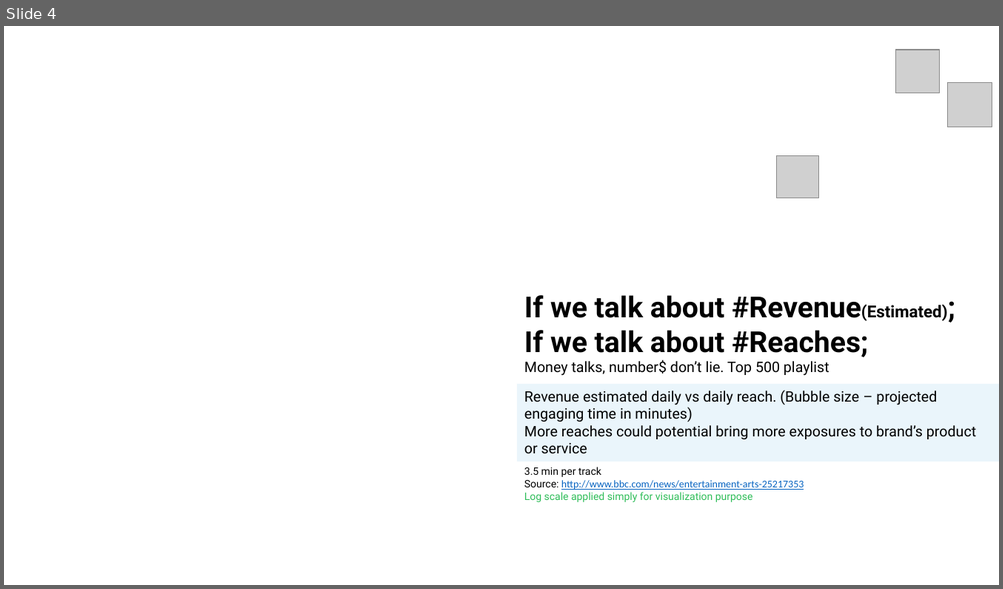
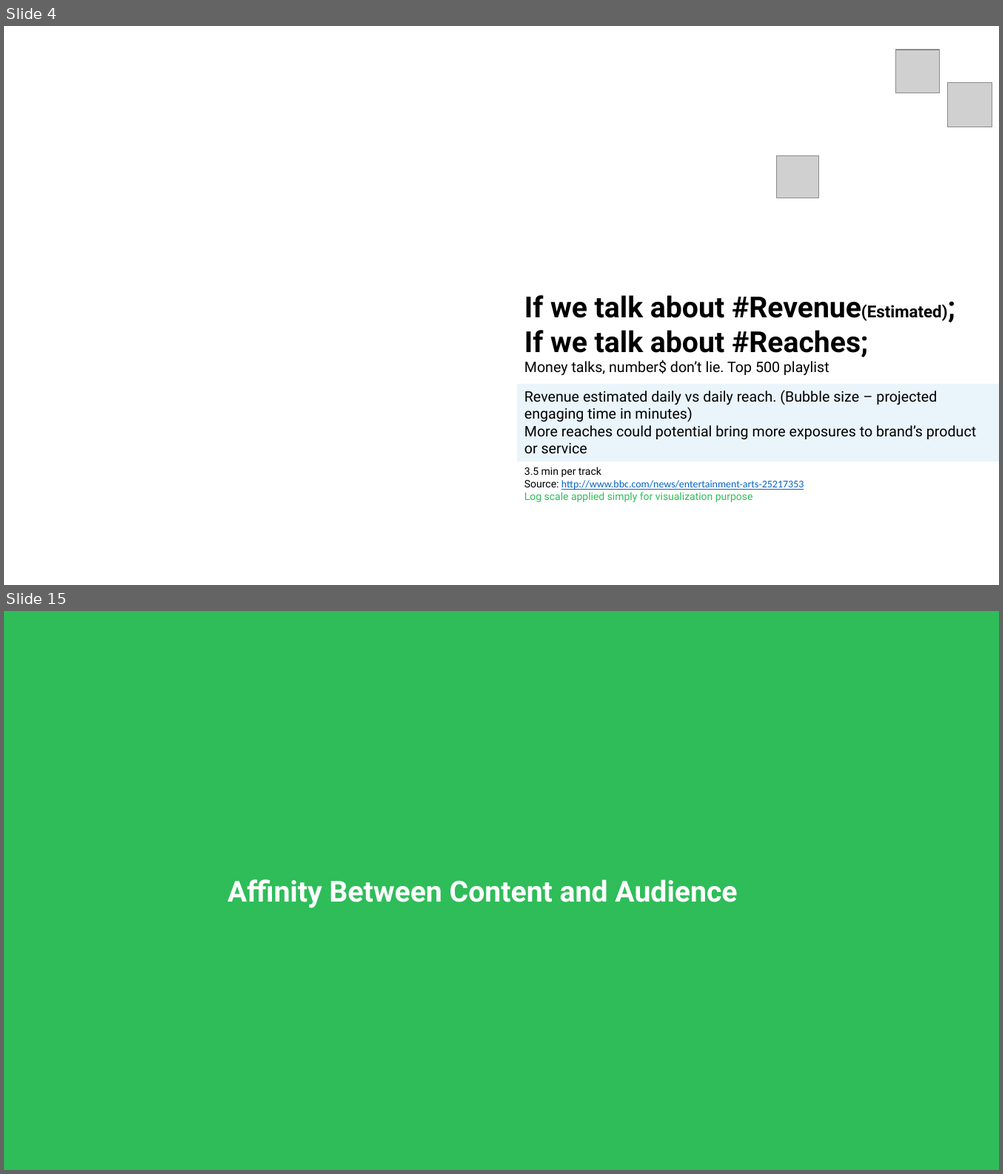
Before and after one commit to alonnir/playlist_summary_analysis, a slide deck: Presentation.pptx. Shown one above the other, each under a label of ours: slide 4 before the commit, slides 4 and 15 after it; the slides between them are not shown. The pictures are 1003x589 and 1003x1174 pixels, drawn with LibreOffice and Linux fonts; fonts in the diff are those of the drawing; grey boxes stand for pictures; background and template pictures are left out. Boxes give left, top, right and bottom in pixels: in the first picture for what was removed or moved away, otherwise in the second. Text is boxed around its words. In the diff, an @@ line names an element or a change of style, - is before the commit and + after.

```diff
--- a/Presentation.pptx
+++ b/Presentation.pptx
@@ slide 15 added at [4, 611, 999, 1170], background #2EBD59 @@
@@ text added at [227, 880, 737, 908], 28 pt, text #FFFFFF, bold @@
+Affinity Between Content and Audience
```
Also in this commit, not shown: 4 slides changed, 9 other slides added, 34 other files.
